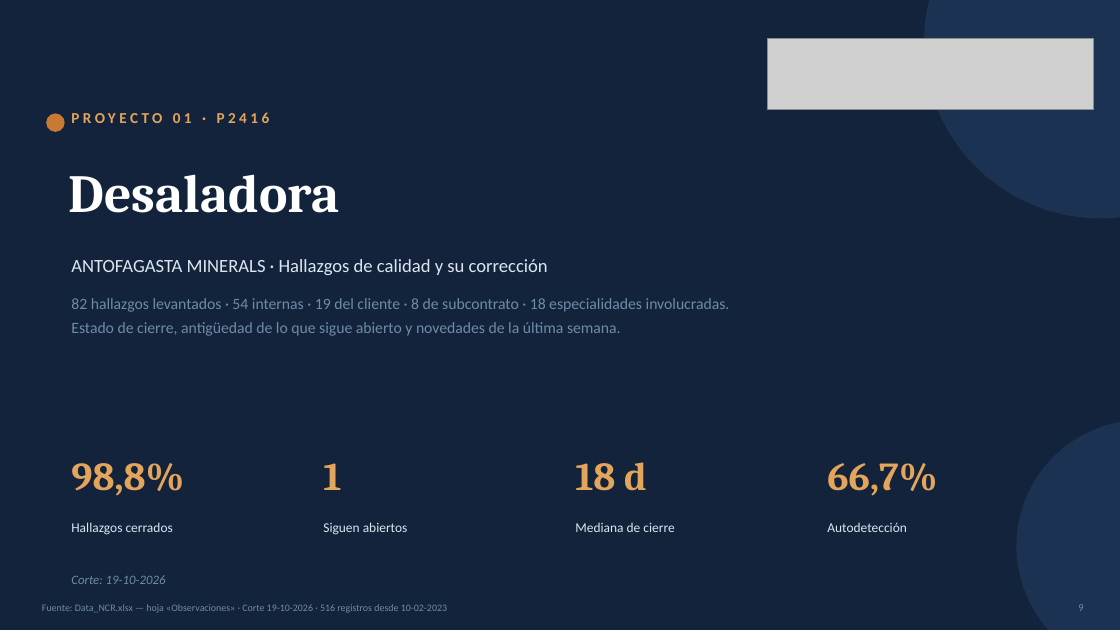
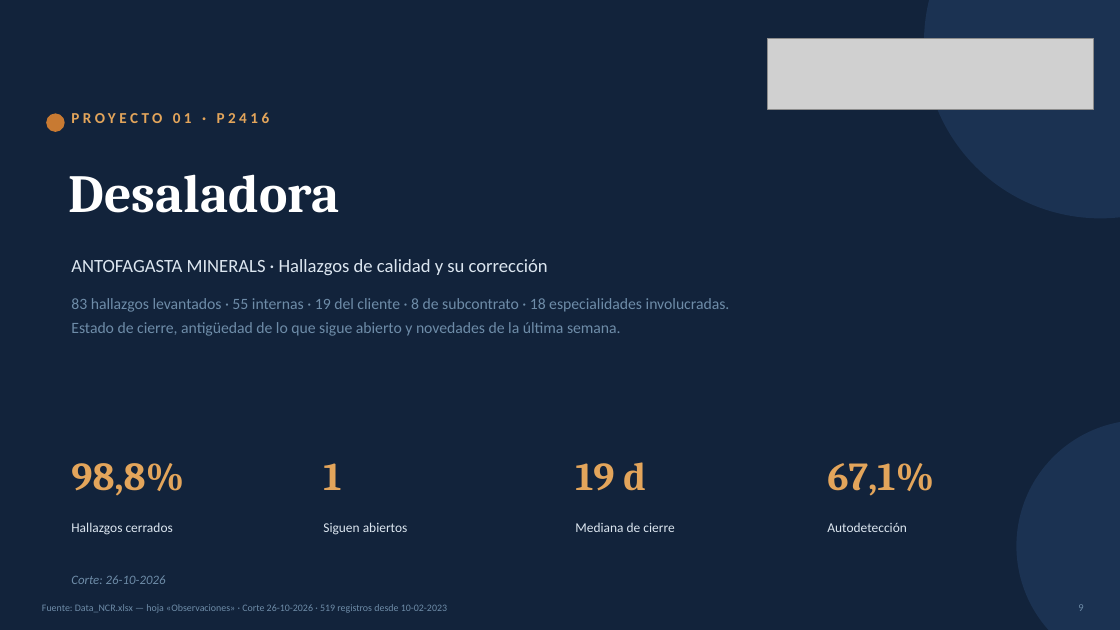
Before and after one commit to tdkvalex/Dashboard-HSEQ, a slide deck: slide 9 of modulo_nc/Panel_No_Conformidades.pptx. Drawn at 1120x630 pixels with LibreOffice and Linux fonts; fonts in the diff are those of the drawing; grey boxes stand for pictures. Boxes give left, top, right and bottom in pixels: in the first picture for what was removed or moved away, otherwise in the second. Text is boxed around its words. In the diff, an @@ line names an element or a change of style, - is before the commit and + after.

```diff
--- a/modulo_nc/Panel_No_Conformidades.pptx
+++ b/modulo_nc/Panel_No_Conformidades.pptx
@@ text at (71,298,730,312): text changed @@
-82 hallazgos levantados · 54 internas · 19 del cliente · 8 de subcontrato · 18 especialidades involucradas.
+83 hallazgos levantados · 55 internas · 19 del cliente · 8 de subcontrato · 18 especialidades involucradas.
@@ text at (575,462,646,491): text changed @@
-18 d
+19 d
@@ text at (827,463,934,496): text changed @@
-66,7%
+67,1%
@@ text at (71,575,166,584): text changed @@
-Corte: 19-10-2026
+Corte: 26-10-2026
```
Also in this commit, not shown: 16 other slides changed, 6 other files.
